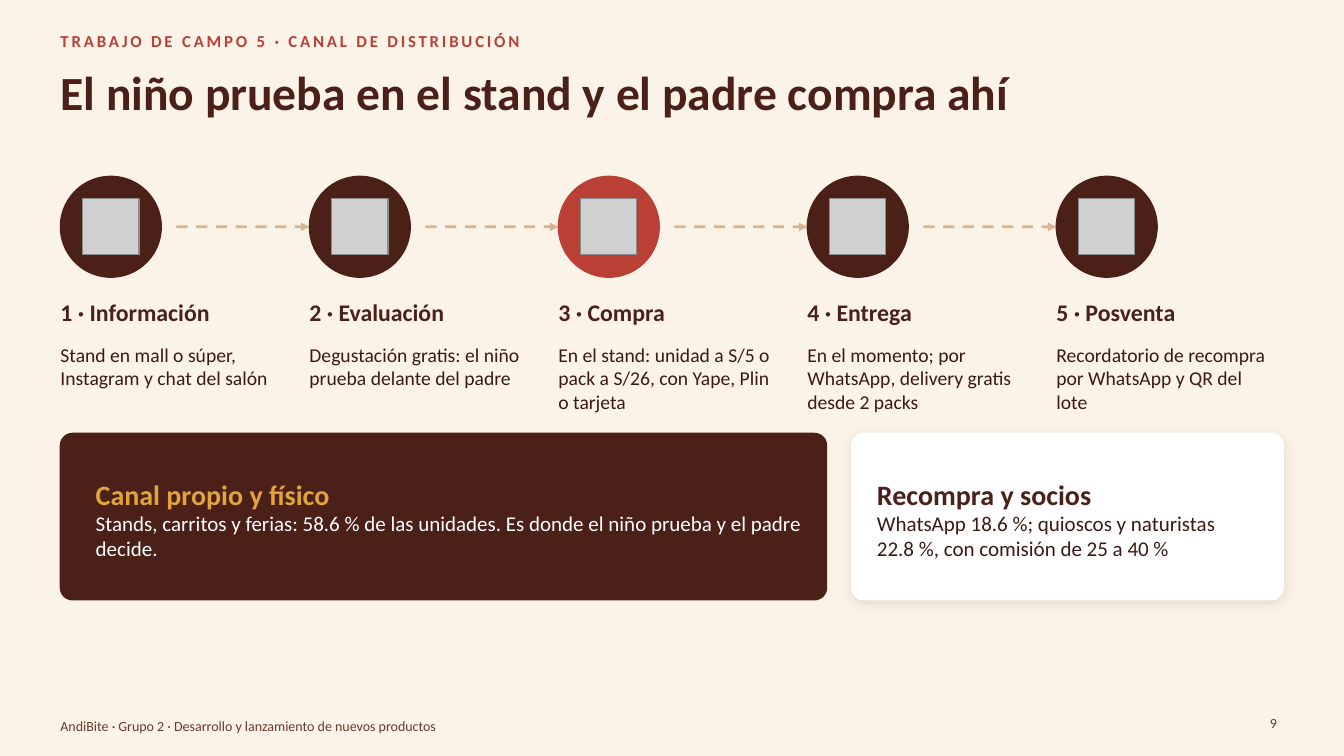
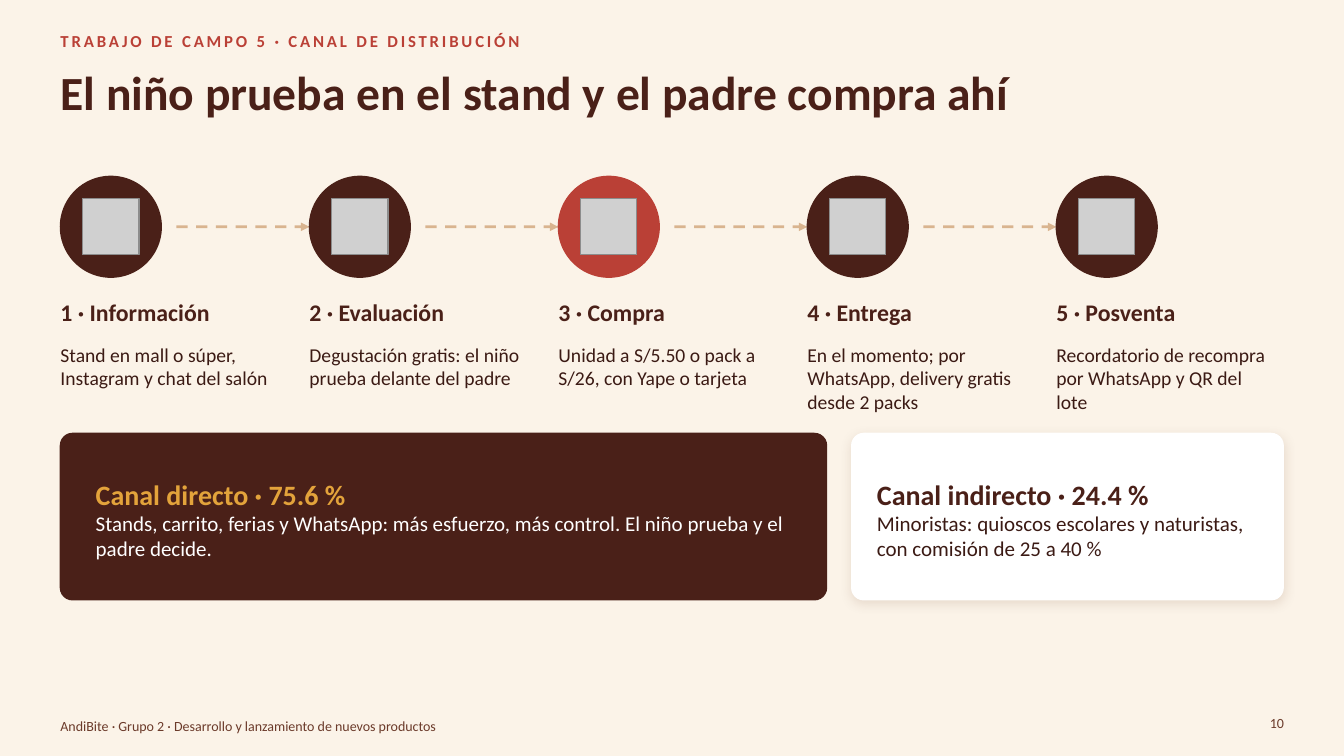
Before and after one commit to Darknow-web/Desarrollo-y-lanzamiento-de-producto-y-marca, a slide deck: slide 10 of 04-reformulacion/TC5-8/TC5-8-AndiBite.pptx (slide 9 before the commit). Drawn at 1344x756 pixels with LibreOffice and Linux fonts; fonts in the diff are those of the drawing; grey boxes stand for pictures; background and template pictures are left out. Boxes give left, top, right and bottom in pixels: in the first picture for what was removed or moved away, otherwise in the second. Text is boxed around its words. In the diff, an @@ line names an element or a change of style, - is before the commit and + after.

```diff
--- a/04-reformulacion/TC5-8/TC5-8-AndiBite.pptx
+++ b/04-reformulacion/TC5-8/TC5-8-AndiBite.pptx
@@ text at <box>558,348,755,389</box>: text changed @@
-En el stand: unidad a S/5 o pack a S/26, con Yape, Plin o tarjeta
+Unidad a S/5.50 o pack a S/26, con Yape o tarjeta
@@ text at <box>96,485,782,560</box>: text changed @@
-Canal propio y físico
-Stands, carritos y ferias: 58.6 % de las unidades. Es donde el niño prueba y el padre decide.
+Canal directo · 75.6 %
+Stands, carrito, ferias y WhatsApp: más esfuerzo, más control. El niño prueba y el padre decide.
@@ text at <box>877,485,1243,556</box>: text changed @@
-Recompra y socios
-WhatsApp 18.6 %; quioscos y naturistas 22.8 %, con comisión de 25 a 40 %
+Canal indirecto · 24.4 %
+Minoristas: quioscos escolares y naturistas, con comisión de 25 a 40 %
@@ page number at <box>1270,719,1284,728</box>: text changed @@
-9
+10
```
Also in this commit, not shown: 15 other slides changed, 4 slides added, 2 slides removed, 5 other files.
